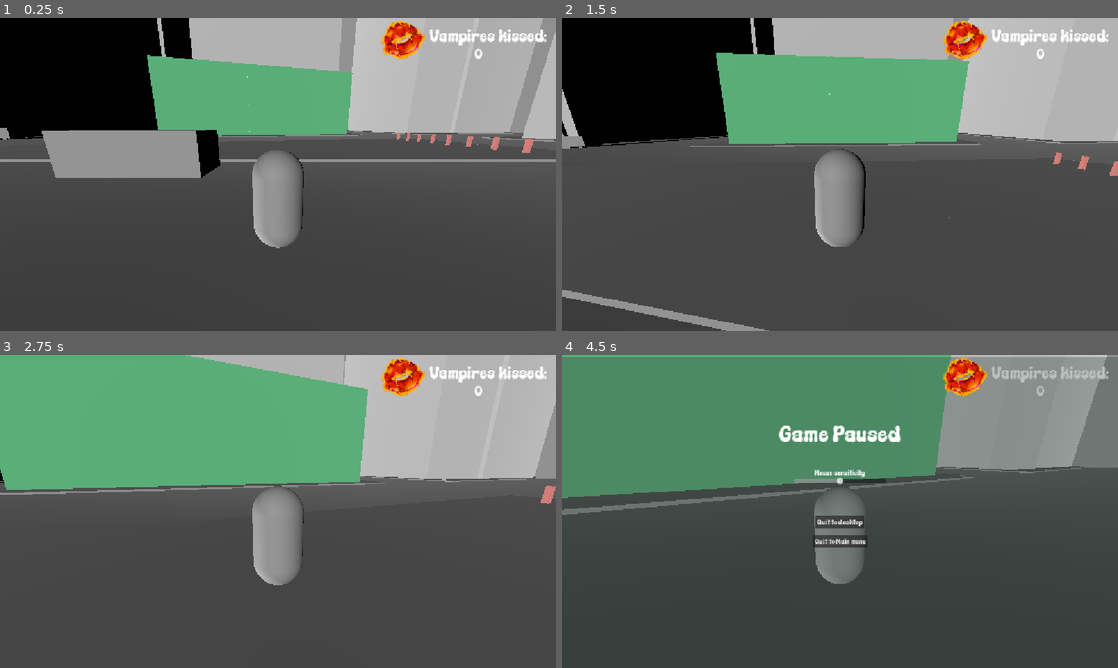
Above: before the commit, frames 1-4 (two rows, left to right).
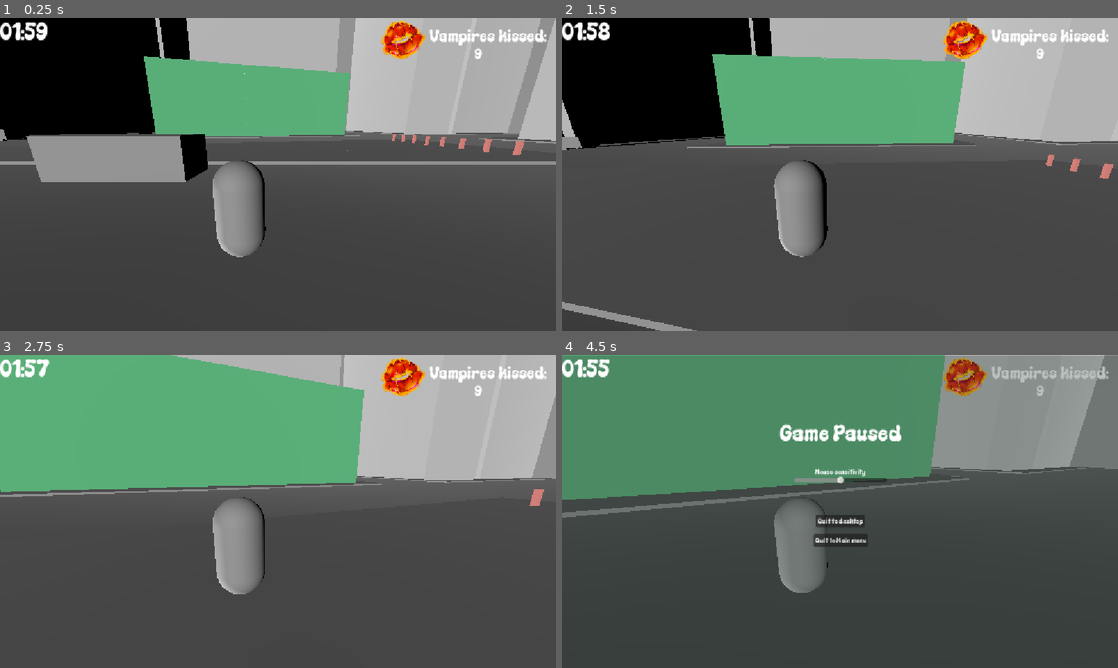
Above: after the commit, the same moments.

Repository: gamedagamez-dev/DownForTheCountGMTK2026
Game: Godot game, scene res://Scenes/World/World3d.tscn
The game is run twice, just before and just after one commit, with the same random seed, the same clock (stepped at 60 frames per second) and the same inputs.
Inputs (mouse positions are in pixels of both pictures, inside the frame that each line leads up to):
- Up to frame 1 (0.25 s): no input
- Up to frame 2 (1.5 s): tap Enter at 0.5 s; move the mouse to (867, 174) at 0.52 s; hold Shift (movement_sprint) 0.53-1.28 s; hold W (move_forward) from 0.53 s (still down); tap Space (movement_jump) at 0.77 s; move the mouse to (812, 174) at 1.27 s; tap Shift (movement_sprint) at 1.35 s
- Up to frame 3 (2.75 s): keep holding W (move_forward); tap Space (movement_jump) at 1.52 s; move the mouse to (289, 505) at 2.02 s; hold Shift (movement_sprint) from 2.03 s (still down)
- Up to frame 4 (4.5 s): move the mouse to (834, 517) at 2.77 s; release Shift (movement_sprint) at 2.78 s; tap Shift (movement_sprint) at 2.85, 4.35 s; tap Space (movement_jump) at 3.02, 3.77 s; move the mouse to (878, 514) at 3.52 s; hold Shift (movement_sprint) 3.53-4.28 s; tap Escape (ui_cancel) at 4.15 s; move the mouse to (673, 464) at 4.27 s; release W (move_forward) at 4.28 s; hold A (move_left) from 4.28 s (still down)

The runs differ from the first frame. In frame 1, 9.4% of the frame differs, in the area x 0-100%, y 0-77%; in frame 2, 7.7%; in frame 3, 6.5%; in frame 4, 7.7%.

Commit message:
end screen and pause screen

Diff:
--- /dev/null
+++ b/Global.gd
@@ -0,0 +1,2 @@
+extends Node
+var current_score: int = 0
--- a/Scenes/Player/player3d.tscn
+++ b/Scenes/Player/player3d.tscn
@@ -19,7 +19,7 @@
 [node name="Neck" type="Node3D" parent="." unique_id=719903463]
 
 [node name="Camera3D" type="Camera3D" parent="Neck" unique_id=429563946]
-transform = Transform3D(1, 0, 0, 0, 0.96965796, 0.24446556, 0, -0.24446556, 0.96965796, 0, 1.3987832, 3.5139008)
+transform = Transform3D(1, 0, 0, 0, 0.96965796, 0.24446556, 0, -0.24446556, 0.96965796, 0.76255393, 1.6066718, 3.5139008)
 fov = 80.0
 
 [node name="PlayerUi" parent="." unique_id=425346966 instance=ExtResource("2_vce6t")]
--- a/Scenes/Player/player_3d.gd
+++ b/Scenes/Player/player_3d.gd
@@ -23,6 +23,7 @@
 	# Hide the mouse cursor and lock it to the game window
 	Input.set_mouse_mode(Input.MOUSE_MODE_CAPTURED)
 	$PlayerUi.updateVampKissed(vampires_kissed)
+	Global.current_score = vampires_kissed
 
 
 func _unhandled_input(event: InputEvent) -> void:
@@ -56,6 +57,8 @@
 		else:
 			pause_menu.visible = false
 			Input.set_mouse_mode(Input.MOUSE_MODE_CAPTURED)
+		#toggle_pause()
+
 
 func _physics_process(delta: float) -> void:
 	if not is_on_floor():
@@ -90,8 +93,3 @@
 func toggle_pause():
 	var new_pause_state = !get_tree().paused
 	get_tree().paused = new_pause_state
-
-	if new_pause_state:
-		pause_menu.visible = true
-	else:
-		pause_menu.visible = false
--- a/Scenes/UI/PauseMenu/pause_menu.gd
+++ b/Scenes/UI/PauseMenu/pause_menu.gd
@@ -1,6 +1,4 @@
 extends Control
-
-
 
 func _on_exit_button_pressed() -> void:
 	get_tree().quit()
--- a/Scenes/UI/PauseMenu/pause_menu.tscn
+++ b/Scenes/UI/PauseMenu/pause_menu.tscn
@@ -3,10 +3,15 @@
 [ext_resource type="Script" uid="uid://cdllx320iv1m" path="res://Scenes/UI/PauseMenu/pause_menu.gd" id="1_wtndc"]
 
 [node name="Pause_Menu" type="Control" unique_id=1965381542]
+process_mode = 3
 layout_mode = 3
 anchors_preset = 15
 anchor_right = 1.0
 anchor_bottom = 1.0
+offset_left = 1.0
+offset_top = -2.0
+offset_right = 1.0
+offset_bottom = -2.0
 grow_horizontal = 2
 grow_vertical = 2
 script = ExtResource("1_wtndc")
--- /dev/null
+++ b/Scenes/UI/PlayerUi/Timer.gd
@@ -0,0 +1,32 @@
+extends Label
+
+signal timer_finished
+
+@export var start_time_seconds: float = 120
+var time_left: float = 0.0
+var is_running: bool = true
+
+func _ready() -> void:
+    time_left = start_time_seconds
+
+func _process(delta: float) -> void:
+    if not is_running:
+        return
+
+    if time_left > 0:
+        time_left -= delta
+        if time_left < 0:
+            time_left = 0
+        text = format_time(time_left)
+    else:
+        is_running = false
+        emit_signal("timer_finished")
+        on_timeout()
+
+func format_time(seconds: float) -> String:
+    var mins: int = int(seconds) / 60
+    var secs: int = int(seconds) % 60
+    return "%02d:%02d" % [mins, secs]
+
+func on_timeout() -> void:
+    print("Time is up! Game over.")
--- a/Scenes/UI/PlayerUi/player_ui.gd
+++ b/Scenes/UI/PlayerUi/player_ui.gd
@@ -3,8 +3,11 @@
 var kisscounter
 
 func _ready() -> void:
-    kisscounter = get_node("Kisscontainer/kisscounter") as Label
+	kisscounter = get_node("Kisscontainer/kisscounter") as Label
 
 
 func updateVampKissed(numKissed: int) -> void:
-    kisscounter.text = str(numKissed)
+	kisscounter.text = str(numKissed)
+
+func _on_timer_label_timer_finished() -> void:
+	get_tree(). change_scene_to_file("res://Scenes/UI/endScreen/end_screen.tscn")
--- a/Scenes/UI/PlayerUi/player_ui.tscn
+++ b/Scenes/UI/PlayerUi/player_ui.tscn
@@ -3,6 +3,7 @@
 [ext_resource type="Script" uid="uid://d24a24av5ddrq" path="res://Scenes/UI/PlayerUi/player_ui.gd" id="1_dywed"]
 [ext_resource type="PackedScene" uid="uid://rjww0ho3ipa" path="res://Scenes/UI/PauseMenu/pause_menu.tscn" id="2_vsx7o"]
 [ext_resource type="Texture2D" uid="uid://cm5aygfxggest" path="res://Resources/2dart/lipgraphic.png" id="3_6m0m2"]
+[ext_resource type="Script" uid="uid://b2gf1xcxygr6t" path="res://Scenes/UI/PlayerUi/Timer.gd" id="4_l0dg2"]
 
 [node name="PlayerUi" type="Control" unique_id=425346966]
 layout_mode = 3
@@ -38,12 +39,27 @@
 theme_override_font_sizes/font_size = 33
 text = "0"
 
+[node name="Lipgraphic" type="Sprite2D" parent="Kisscontainer" unique_id=1434649962]
+texture_filter = 1
+position = Vector2(-88, 43.000004)
+scale = Vector2(0.18945313, 0.18945313)
+texture = ExtResource("3_6m0m2")
+
 [node name="PauseMenu" parent="." unique_id=1965381542 instance=ExtResource("2_vsx7o")]
 visible = false
 layout_mode = 1
 
-[node name="Lipgraphic" type="Sprite2D" parent="." unique_id=1434649962]
-texture_filter = 1
-position = Vector2(835, 43.000004)
-scale = Vector2(0.18945313, 0.18945313)
-texture = ExtResource("3_6m0m2")
+[node name="Timercontainer" type="Control" parent="." unique_id=1947821479]
+anchors_preset = 0
+offset_right = 40.0
+offset_bottom = 40.0
+
+[node name="timerLabel" type="Label" parent="Timercontainer" unique_id=407129927]
+layout_mode = 0
+offset_right = 40.0
+offset_bottom = 18.0
+theme_override_font_sizes/font_size = 55
+text = "00:00"
+script = ExtResource("4_l0dg2")
+
+[connection signal="timer_finished" from="Timercontainer/timerLabel" to="." method="_on_timer_label_timer_finished"]
--- /dev/null
+++ b/Scenes/UI/endScreen/end_screen.gd
@@ -0,0 +1,17 @@
+extends Control
+
+var kisscounter
+
+func _ready() -> void:
+	kisscounter = get_node("ColorRect/Kisscontainer/kisscounter") as Label
+	Input.set_mouse_mode(Input.MOUSE_MODE_VISIBLE)
+	kisscounter.text = str(Global.current_score)
+
+func _on_exit_button_pressed() -> void:
+	get_tree().quit()
+
+func _on_main_menu_button_pressed() -> void:
+	get_tree(). change_scene_to_file("res://Scenes/UI/MainMenu/MainMenu.tscn")
+
+func _on_restart_button_pressed() -> void:
+	get_tree(). change_scene_to_file("res://Scenes/World/World3d.tscn")
--- /dev/null
+++ b/Scenes/UI/endScreen/end_screen.tscn
@@ -0,0 +1,107 @@
+[gd_scene format=3 uid="uid://dtqkcyi1b24f5"]
+
+[ext_resource type="Script" uid="uid://b7eyhjf4aix2y" path="res://Scenes/UI/endScreen/end_screen.gd" id="1_vlach"]
+[ext_resource type="Texture2D" uid="uid://cm5aygfxggest" path="res://Resources/2dart/lipgraphic.png" id="2_1dora"]
+
+[node name="EndScreen" type="Control" unique_id=798107738]
+layout_mode = 3
+anchors_preset = 15
+anchor_right = 1.0
+anchor_bottom = 1.0
+grow_horizontal = 2
+grow_vertical = 2
+script = ExtResource("1_vlach")
+metadata/_edit_vertical_guides_ = [567.0]
+
+[node name="ColorRect" type="ColorRect" parent="." unique_id=1204942366]
+layout_mode = 0
+offset_right = 1152.0
+offset_bottom = 648.0
+color = Color(0.54901963, 0.32941177, 0.47843137, 1)
+
+[node name="Label" type="Label" parent="ColorRect" unique_id=1853689875]
+layout_mode = 0
+offset_left = 450.0
+offset_top = 138.0
+offset_right = 701.0
+offset_bottom = 192.0
+theme_override_font_sizes/font_size = 50
+text = "Game over!"
+horizontal_alignment = 1
+
+[node name="QuitContainer" type="Control" parent="ColorRect" unique_id=737130471]
+anchors_preset = 0
+offset_left = 556.0
+offset_top = 359.0
+offset_right = 596.0
+offset_bottom = 399.0
+
+[node name="ExitButton" type="Button" parent="ColorRect/QuitContainer" unique_id=910651536]
+layout_mode = 0
+offset_left = -31.0
+offset_right = 70.0
+offset_bottom = 26.0
+text = "Quit to desktop"
+
+[node name="RestartContainer" type="Control" parent="ColorRect" unique_id=1085174015]
+anchors_preset = 0
+offset_left = 556.0
+offset_top = 317.0
+offset_right = 596.0
+offset_bottom = 357.0
+
+[node name="RestartButton" type="Button" parent="ColorRect/RestartContainer" unique_id=2080630094]
+layout_mode = 0
+offset_left = -31.0
+offset_right = 70.0
+offset_bottom = 26.0
+text = "Restart game"
+
+[node name="MainMenucontainer" type="Control" parent="ColorRect" unique_id=1521130314]
+anchors_preset = 0
+offset_left = 556.0
+offset_top = 398.0
+offset_right = 596.0
+offset_bottom = 438.0
+
+[node name="MainMenuButton" type="Button" parent="ColorRect/MainMenucontainer" unique_id=1795818216]
+layout_mode = 0
+offset_left = -39.0
+offset_right = 74.0
+offset_bottom = 26.0
+text = "Quit to Main menu"
+
+[node name="Kisscontainer" type="Control" parent="ColorRect" unique_id=1224972862]
+anchors_preset = 0
+offset_left = 500.0
+offset_top = 206.0
+offset_right = 729.0
+offset_bottom = 290.0
+
+[node name="Kisslabel" type="Label" parent="ColorRect/Kisscontainer" unique_id=1746237930]
+layout_mode = 0
+offset_left = -33.0
+offset_top = 18.0
+offset_right = 209.0
+offset_bottom = 58.0
+theme_override_font_sizes/font_size = 37
+text = "Vampires kissed:"
+
+[node name="kisscounter" type="Label" parent="ColorRect/Kisscontainer" unique_id=1699527095]
+layout_mode = 0
+offset_left = 61.0
+offset_top = 57.0
+offset_right = 218.0
+offset_bottom = 93.0
+theme_override_font_sizes/font_size = 33
+text = "0"
+
+[node name="Lipgraphic" type="Sprite2D" parent="ColorRect/Kisscontainer" unique_id=2138704169]
+texture_filter = 1
+position = Vector2(-88, 43.000004)
+scale = Vector2(0.18945313, 0.18945313)
+texture = ExtResource("2_1dora")
+
+[connection signal="pressed" from="ColorRect/QuitContainer/ExitButton" to="." method="_on_exit_button_pressed"]
+[connection signal="pressed" from="ColorRect/RestartContainer/RestartButton" to="." method="_on_restart_button_pressed"]
+[connection signal="pressed" from="ColorRect/MainMenucontainer/MainMenuButton" to="." method="_on_main_menu_button_pressed"]
--- a/Scenes/World/World3d.tscn
+++ b/Scenes/World/World3d.tscn
@@ -467,6 +467,7 @@
 
 [node name="Player3d" parent="." unique_id=1261980593 instance=ExtResource("1_oywug")]
 transform = Transform3D(1, 0, 0, 0, 1, 0, 0, 0, 1, 0, 2.1000001, -1.75)
+vampires_kissed = 9
 
 [node name="Sidewalks" type="Node" parent="." unique_id=332335357]
 
--- a/project.godot
+++ b/project.godot
@@ -14,6 +14,10 @@
 run/main_scene="uid://baipuylukxhc3"
 config/features=PackedStringArray("4.7", "Forward Plus")
 config/icon="res://icon.svg"
+
+[autoload]
+
+Global="*uid://cob1s3nwrp665"
 
 [display]
 
Not shown, added: Global.gd.uid
Not shown, added: Scenes/UI/PlayerUi/Timer.gd.uid
Not shown, added: Scenes/UI/endScreen/end_screen.gd.uid
